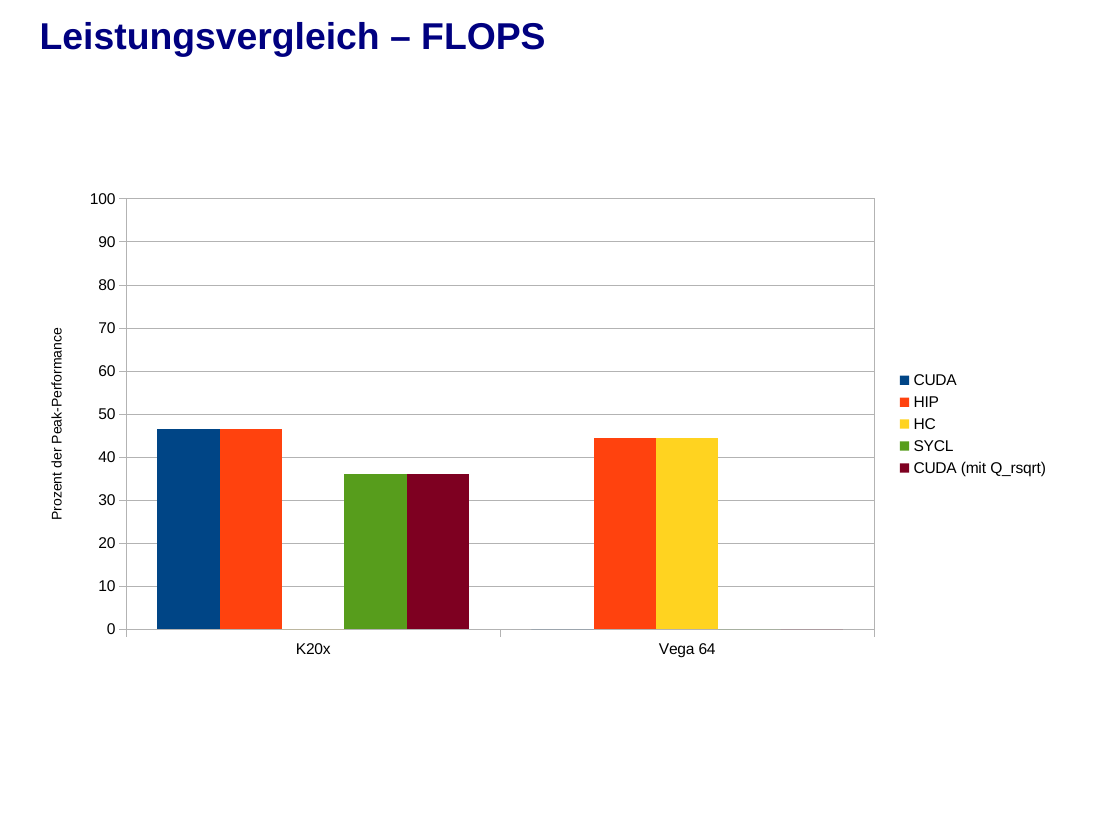
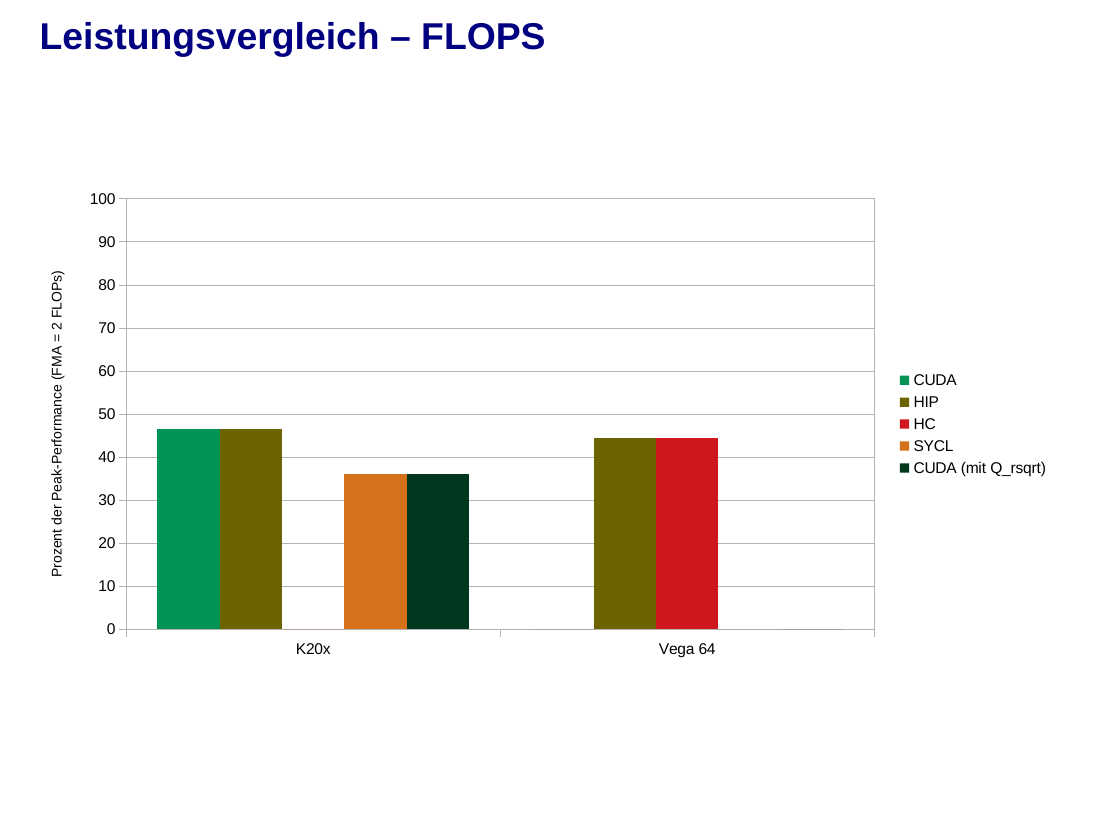
Before and after one commit to j-stephan/fpg, a slide deck: slide 43 of presentation/presentation.odp. Drawn at 1120x840 pixels with LibreOffice and Linux fonts; fonts in the diff are those of the drawing; background and template pictures are left out. Boxes give left, top, right and bottom in pixels: in the first picture for what was removed or moved away, otherwise in the second. Text is boxed around its words. In the diff, an @@ line names an element or a change of style, - is before the commit and + after.

```diff
--- a/presentation/presentation.odp
+++ b/presentation/presentation.odp
@@ column chart at bbox=[25, 180, 1061, 668] @@
@@ colour of CUDA #004586 to #009353 @@
@@ colour of HIP #FF420E to #6B6400 @@
@@ colour of HC #FFD320 to #CE181E @@
@@ colour of SYCL #579D1C to #D4711A @@
@@ colour of CUDA (mit Q_rsqrt) #7E0021 to #00381F @@
@@ value axis title "Prozent der Peak-Performance" to "Prozent der Peak-Performance (FMA = 2 FLOPs)" @@
```
Also in this commit, not shown: 6 other slides changed, 1 slide added, 1 other file.
